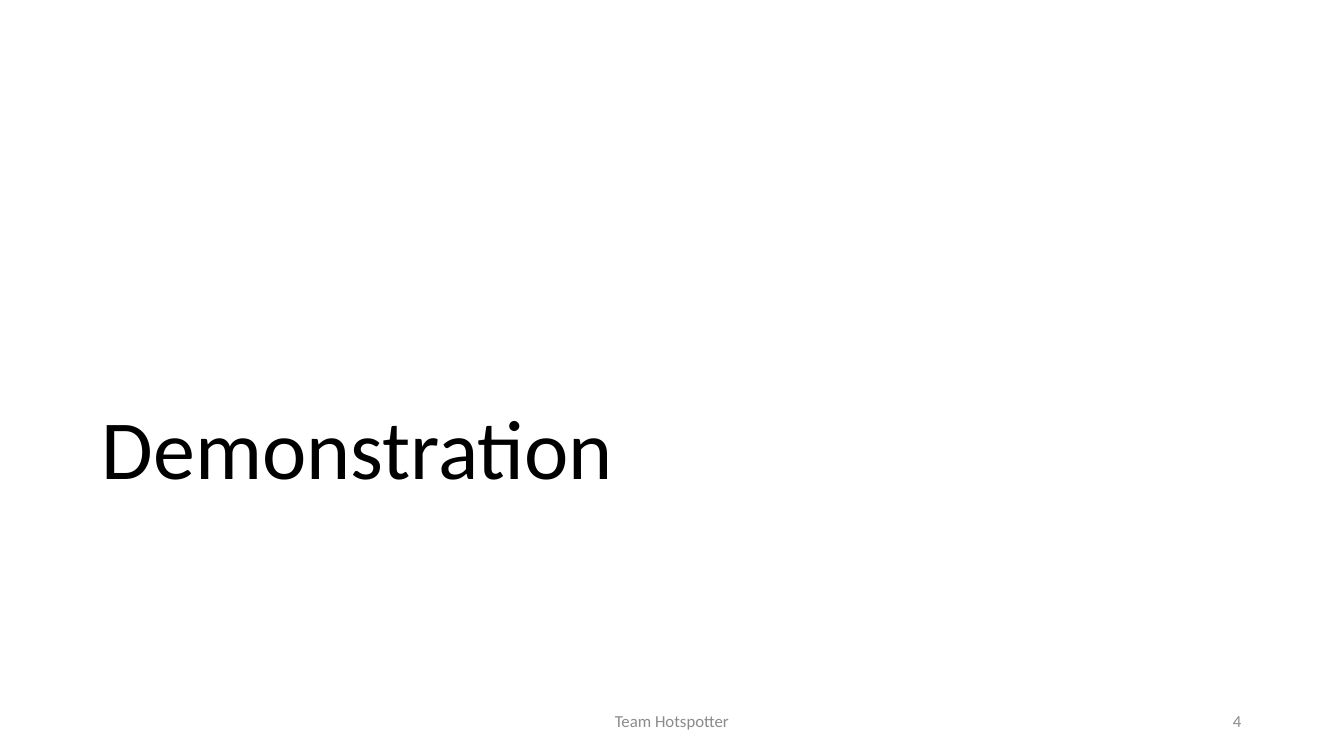
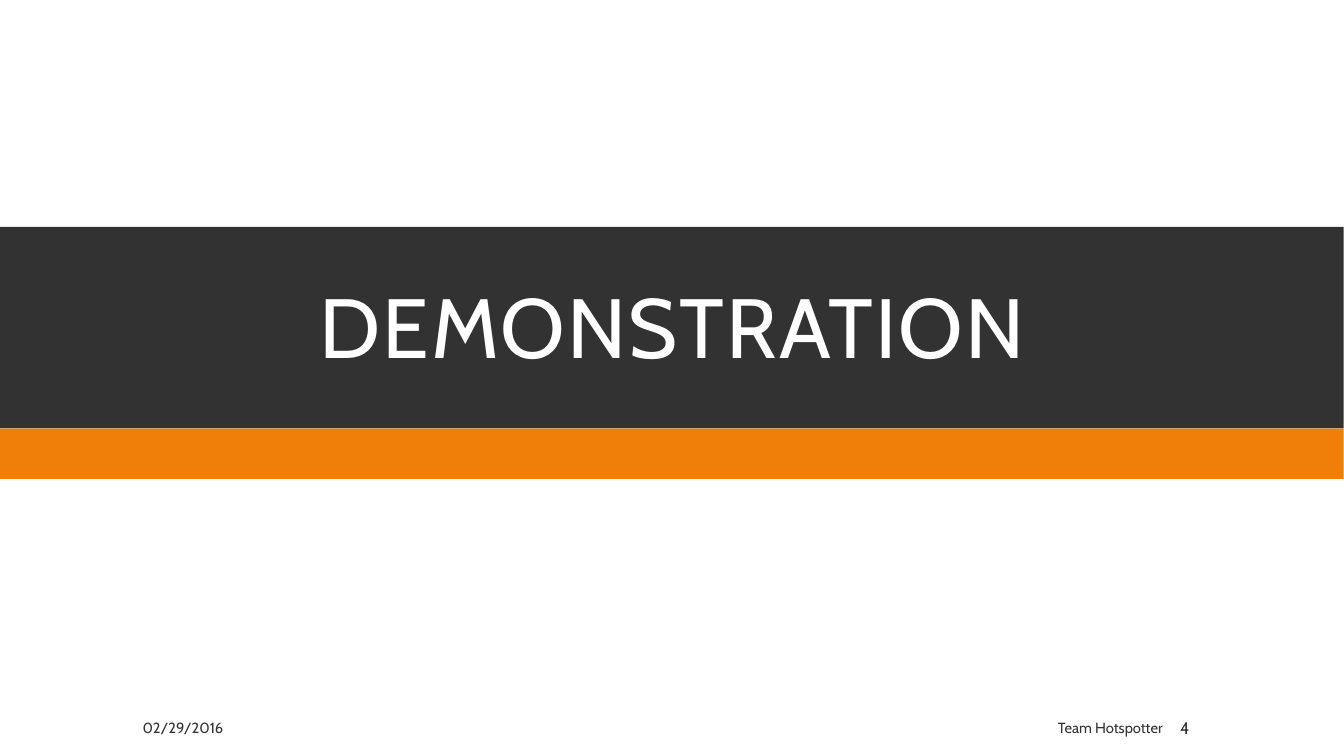
Before and after one commit to spesmit/hotspotter, a slide deck: slide 4 of Documentation/Presentations/Hotspotter Beta.pptx. Drawn at 1344x756 pixels with LibreOffice and Linux fonts; fonts in the diff are those of the drawing. Boxes give left, top, right and bottom in pixels: in the first picture for what was removed or moved away, otherwise in the second. Text is boxed around its words. In the diff, an @@ line names an element or a change of style, - is before the commit and + after.

Commit message:
added style

```diff
--- a/Documentation/Presentations/Hotspotter Beta.pptx
+++ b/Documentation/Presentations/Hotspotter Beta.pptx
@@ rectangle added at box(0, 227, 1344, 429), fill #323232 @@
@@ title "DEMONSTRATION" at box(319, 298, 1024, 359): vertical alignment bottom to middle @@
@@ title at box(319, 298, 1024, 359): text changed; font Calibri to Cabin; text colour #000000 to #FFFFFF @@
-Demonstration
+DEMONSTRATION
@@ rectangle added at box(0, 429, 1344, 479), fill #F07F09 @@
@@ text "Team Hotspotter": place and size @@
-text "Team Hotspotter" at box(615, 716, 729, 730)
+text "Team Hotspotter" at box(1058, 722, 1163, 737)
@@ text "Team Hotspotter" at box(1058, 722, 1163, 737): size 12 to 10.5 pt, font Calibri to Cabin, text colour #8C8C8C to #323232; alignment centre to right @@
@@ page number: place and size @@
-page number at box(1233, 716, 1241, 727)
+page number at box(1180, 722, 1189, 734)
@@ page number at box(1180, 722, 1189, 734): font Calibri to Cabin, text colour #8C8C8C to #323232; alignment right to left @@
@@ text added at box(143, 722, 224, 735), 10.5 pt, text #323232 @@
+02/29/2016
```
Also in this commit, not shown: 5 other slides changed.
